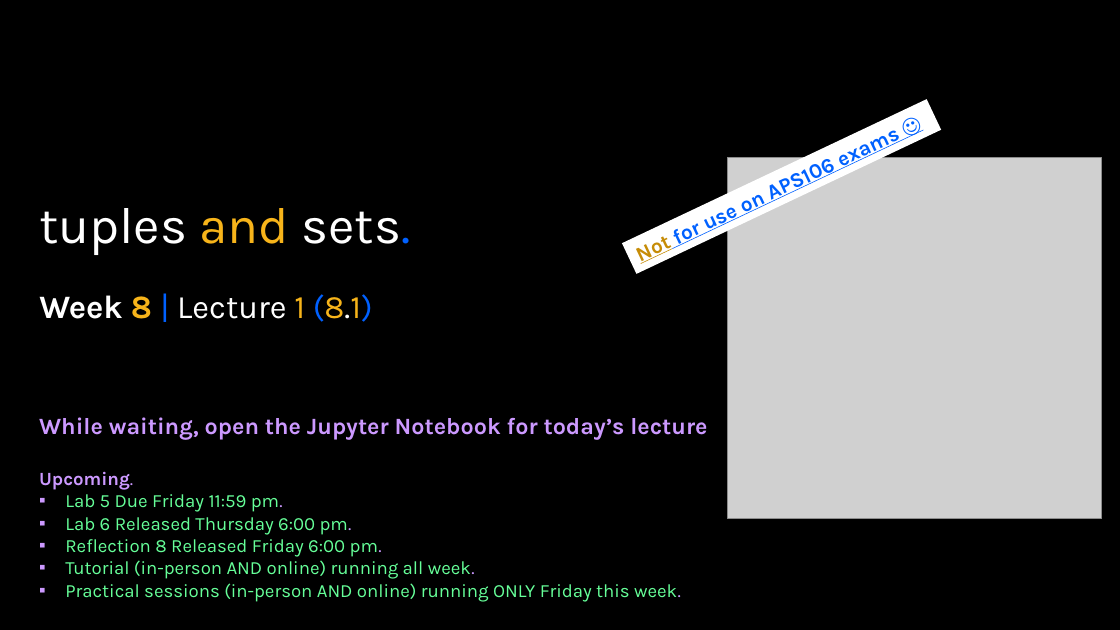
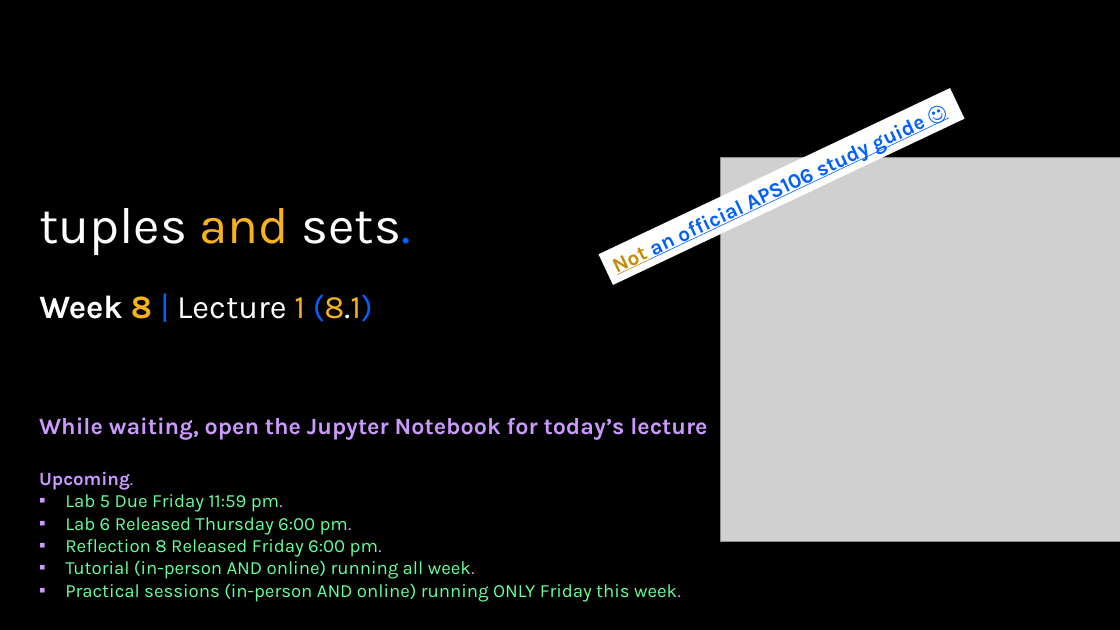
Before and after one commit to APS106/APS106-winter-2025-kinsella-goodfellow, a slide deck: slide 1 of lectures/week8/lecture1/slides/week8_lecture1.pptx. Drawn at 1120x630 pixels with LibreOffice and Linux fonts; fonts in the diff are those of the drawing; grey boxes stand for pictures; background and template pictures are left out. Boxes give left, top, right and bottom in pixels: in the first picture for what was removed or moved away, otherwise in the second. Text is boxed around its words. In the diff, an @@ line names an element or a change of style, - is before the commit and + after.

Commit message:
week8_lecture1

```diff
--- a/lectures/week8/lecture1/slides/week8_lecture1.pptx
+++ b/lectures/week8/lecture1/slides/week8_lecture1.pptx
@@ rectangle "Not an official APS106 study ...": place and size @@
-rectangle "Not an official APS106 study ..." at (622, 99, 941, 274)
+rectangle "Not an official APS106 study ..." at (599, 88, 965, 285)
@@ picture: place and size @@
-picture at (728, 158, 1102, 518)
+picture at (721, 158, 1120, 542)
```
